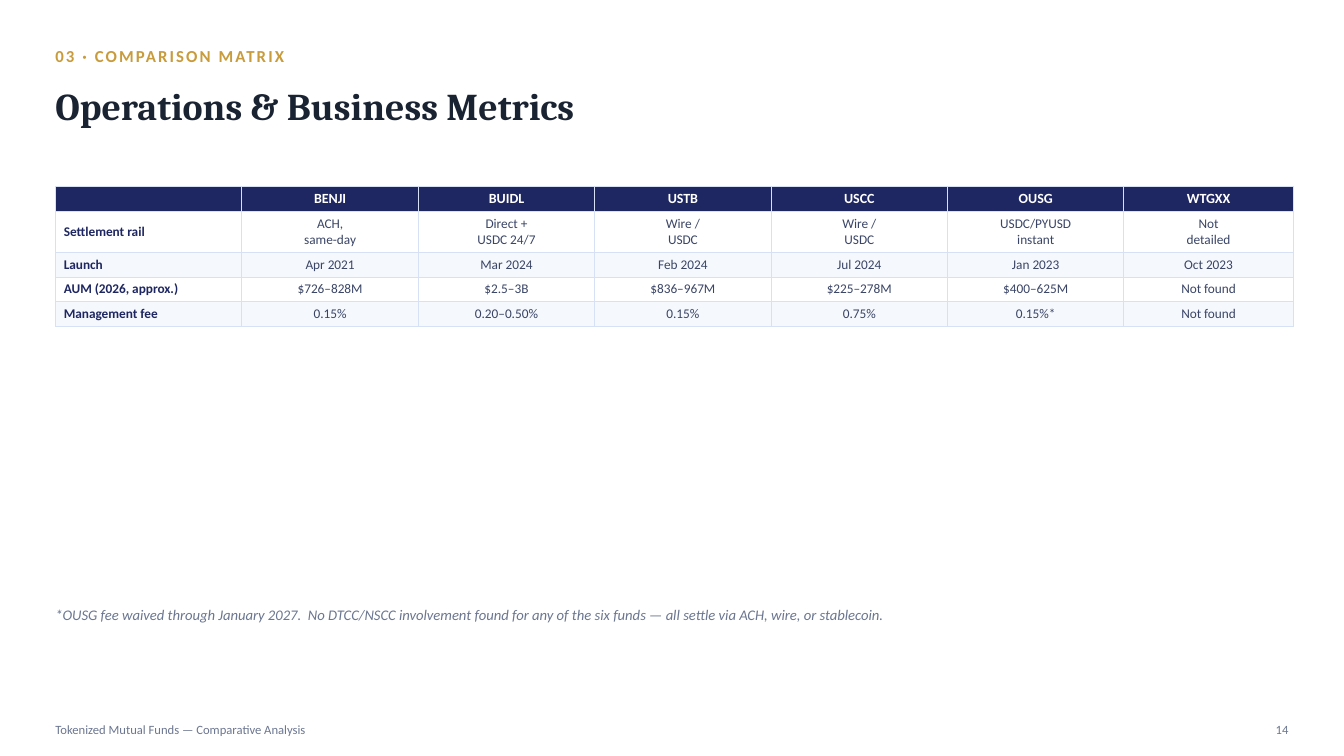
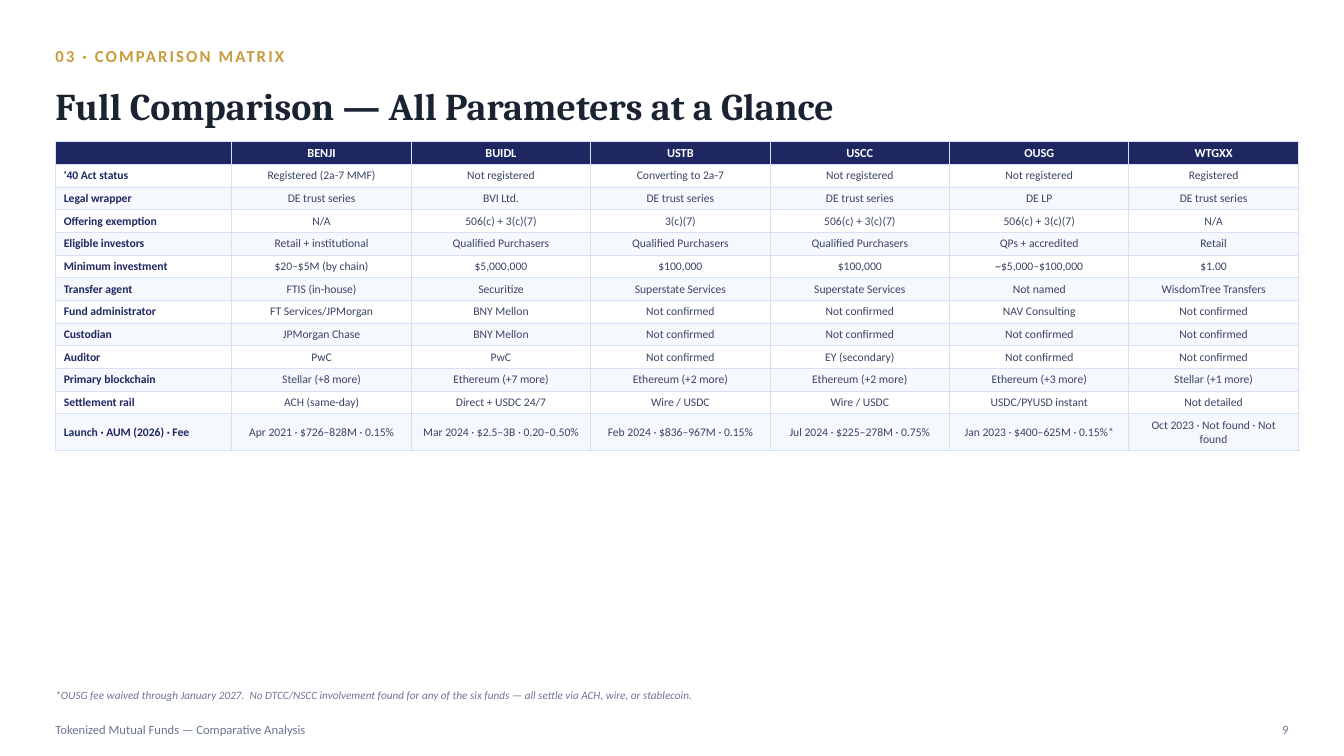
Before and after one commit to vinayak99-ai/tawork, a slide deck: slide 9 of docs/presentations/Tokenized_Funds_Comparative_Analysis.pptx (slide 14 before the commit). Drawn at 1344x756 pixels with LibreOffice and Linux fonts; fonts in the diff are those of the drawing. Boxes give left, top, right and bottom in pixels: in the first picture for what was removed or moved away, otherwise in the second. Text is boxed around its words. In the diff, an @@ line names an element or a change of style, - is before the commit and + after.

```diff
--- a/docs/presentations/Tokenized_Funds_Comparative_Analysis.pptx
+++ b/docs/presentations/Tokenized_Funds_Comparative_Analysis.pptx
@@ text at (55, 93, 834, 128): text changed @@
-Operations & Business Metrics
+Full Comparison — All Parameters at a Glance
@@ table at (55, 141, 1299, 447) @@
-row 2: Settlement rail | ACH, / same-day | Direct + / USDC 24/7 | Wire / / USDC | Wire / / USDC | USDC/PYUSD / instant | Not / detailed
-row 3: Launch | Apr 2021 | Mar 2024 | Feb 2024 | Jul 2024 | Jan 2023 | Oct 2023
-row 4: AUM (2026, approx.) | $726–828M | $2.5–3B | $836–967M | $225–278M | $400–625M | Not found
-row 5: Management fee | 0.15% | 0.20–0.50% | 0.15% | 0.75% | 0.15%* | Not found
+row 2: '40 Act status | Registered (2a-7 MMF) | Not registered | Converting to 2a-7 | Not registered | Not registered | Registered
+row 3: Legal wrapper | DE trust series | BVI Ltd. | DE trust series | DE trust series | DE LP | DE trust series
+row 4: Offering exemption | N/A | 506(c) + 3(c)(7) | 3(c)(7) | 506(c) + 3(c)(7) | 506(c) + 3(c)(7) | N/A
+row 5: Eligible investors | Retail + institutional | Qualified Purchasers | Qualified Purchasers | Qualified Purchasers | QPs + accredited | Retail
+row 6: Minimum investment | $20–$5M (by chain) | $5,000,000 | $100,000 | $100,000 | ~$5,000–$100,000 | $1.00
+row 7: Transfer agent | FTIS (in-house) | Securitize | Superstate Services | Superstate Services | Not named | WisdomTree Transfers
+row 8: Fund administrator | FT Services/JPMorgan | BNY Mellon | Not confirmed | Not confirmed | NAV Consulting | Not confirmed
+row 9: Custodian | JPMorgan Chase | BNY Mellon | Not confirmed | Not confirmed | Not confirmed | Not confirmed
+row 10: Auditor | PwC | PwC | Not confirmed | EY (secondary) | Not confirmed | Not confirmed
+row 11: Primary blockchain | Stellar (+8 more) | Ethereum (+7 more) | Ethereum (+2 more) | Ethereum (+2 more) | Ethereum (+3 more) | Stellar (+1 more)
+row 12: Settlement rail | ACH (same-day) | Direct + USDC 24/7 | Wire / USDC | Wire / USDC | USDC/PYUSD instant | Not detailed
+row 13: Launch · AUM (2026) · Fee | Apr 2021 · $726–828M · 0.15% | Mar 2024 · $2.5–3B · 0.20–0.50% | Feb 2024 · $836–967M · 0.15% | Jul 2024 · $225–278M · 0.75% | Jan 2023 · $400–625M · 0.15%* | Oct 2023 · Not found · Not found
@@ table: place and size @@
-table at (55, 187, 1294, 325)
+table at (55, 141, 1299, 447)
@@ text "*OUSG fee waived through January ...": place and size @@
-text "*OUSG fee waived through January ..." at (55, 610, 884, 623)
+text "*OUSG fee waived through January ..." at (55, 691, 692, 701)
@@ text "*OUSG fee waived through January ..." at (55, 691, 692, 701): size 10.5 to 8 pt @@
@@ text at (1282, 726, 1288, 734): text changed @@
-14
+9
```
Also in this commit, not shown: 10 other slides changed, 4 slides removed.
